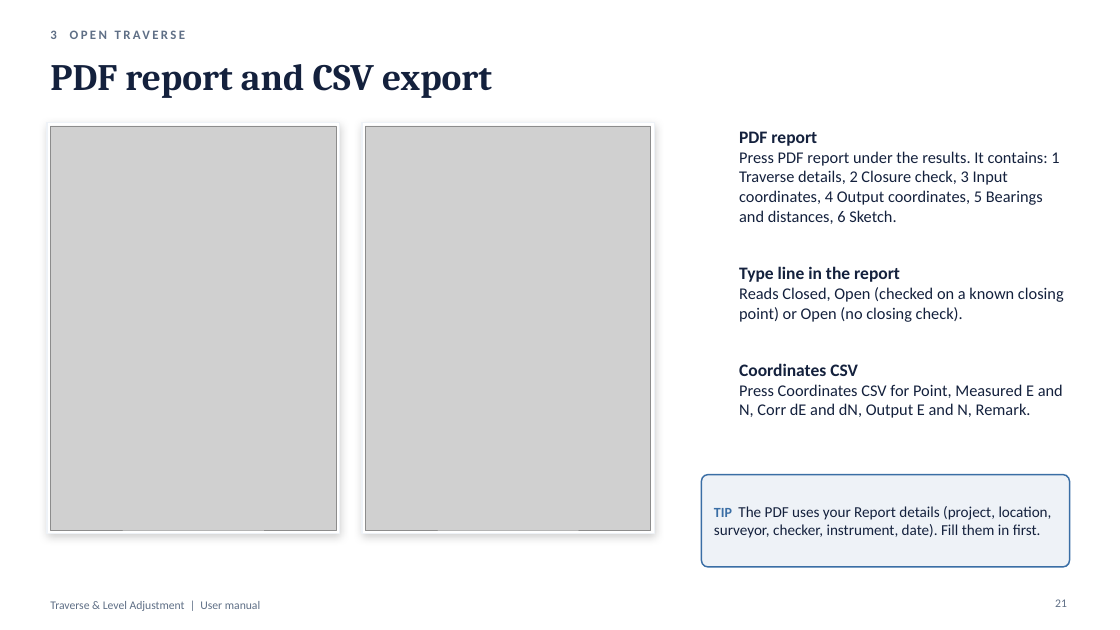
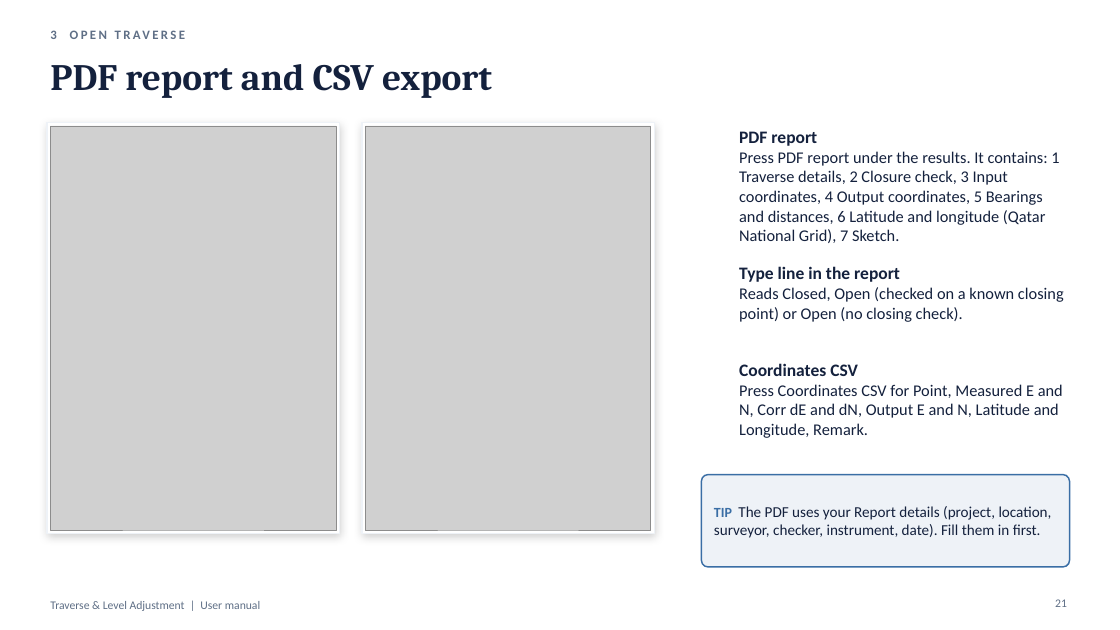
Before and after one commit to Asjad-Mehmood/KML-WEBSITE-, a slide deck: slide 21 of public/traverse/Traverse-Level-User-Manual.pptx. Drawn at 1120x630 pixels with LibreOffice and Linux fonts; fonts in the diff are those of the drawing; grey boxes stand for pictures. Boxes give left, top, right and bottom in pixels: in the first picture for what was removed or moved away, otherwise in the second. Text is boxed around its words. In the diff, an @@ line names an element or a change of style, - is before the commit and + after.

```diff
--- a/public/traverse/Traverse-Level-User-Manual.pptx
+++ b/public/traverse/Traverse-Level-User-Manual.pptx
@@ text at [739,151,1059,243]: text changed @@
-Press PDF report under the results. It contains: 1 Traverse details, 2 Closure check, 3 Input coordinates, 4 Output coordinates, 5 Bearings and distances, 6 Sketch.
+Press PDF report under the results. It contains: 1 Traverse details, 2 Closure check, 3 Input coordinates, 4 Output coordinates, 5 Bearings and distances, 6 Latitude and longitude (Qatar National Grid), 7 Sketch.
@@ text at [739,384,1063,438]: text changed @@
-Press Coordinates CSV for Point, Measured E and N, Corr dE and dN, Output E and N, Remark.
+Press Coordinates CSV for Point, Measured E and N, Corr dE and dN, Output E and N, Latitude and Longitude, Remark.
```
Also in this commit, not shown: 13 other slides changed, 9 slides added, 22 other files.
